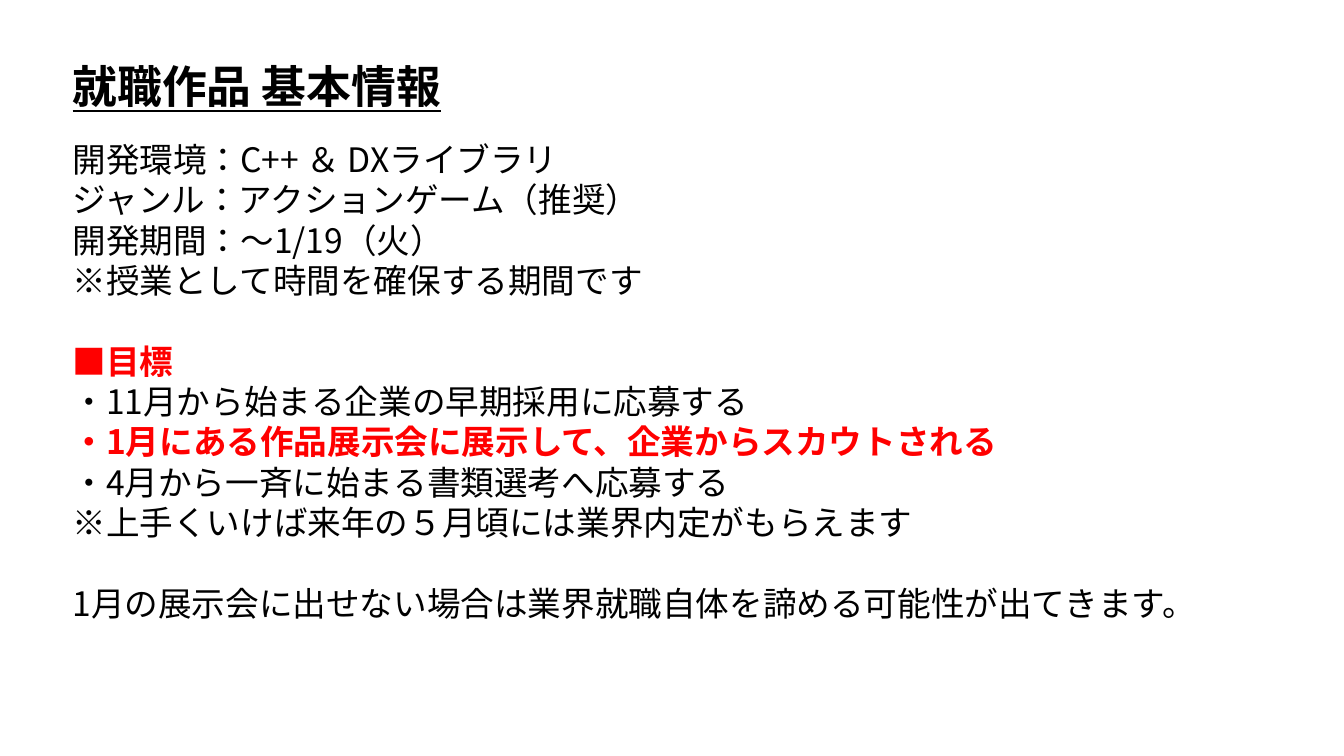
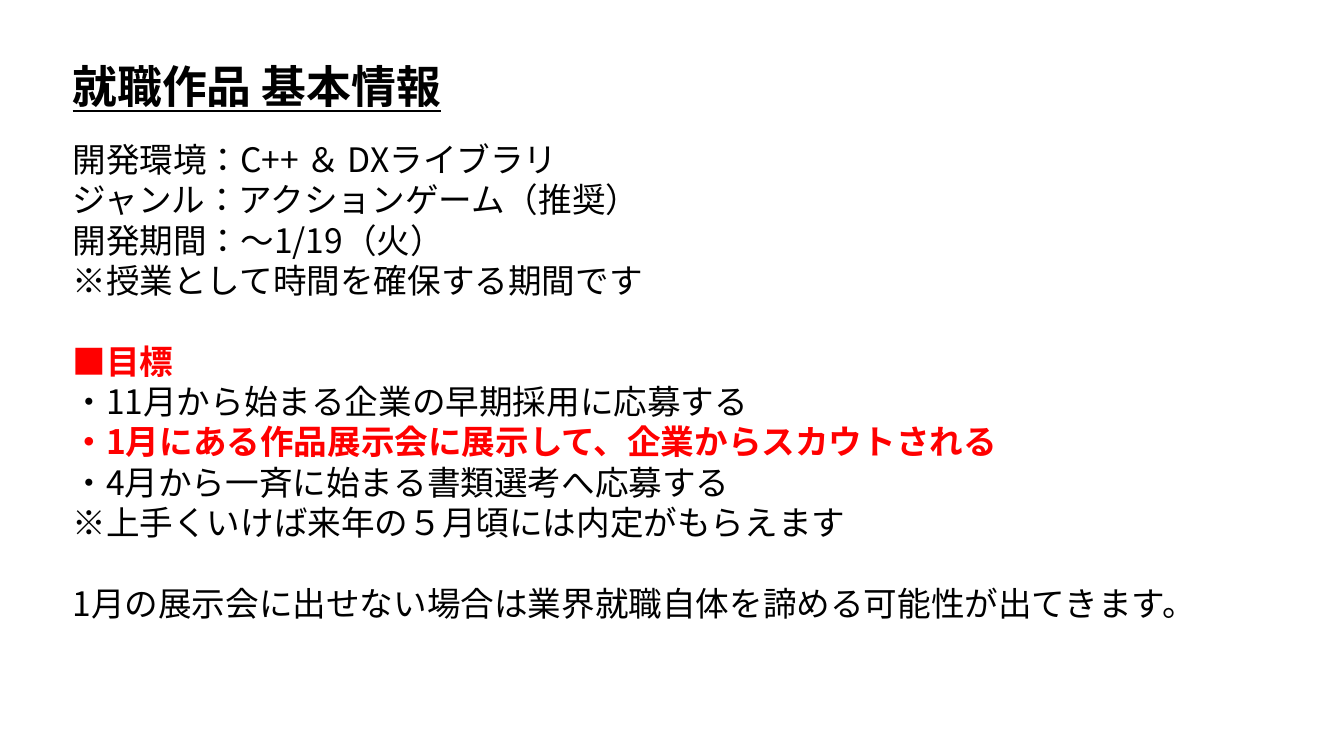
Before and after one commit to ArakiYusuke-Ohara/Textbook, a slide deck: slide 2 of ゲーム科2年/00_前期/ゲーム開発Ⅱ/02_就職作品.pptx. Drawn at 1344x756 pixels with LibreOffice and Linux fonts; fonts in the diff are those of the drawing. Boxes give left, top, right and bottom in pixels: in the first picture for what was removed or moved away, otherwise in the second. Text is boxed around its words. In the diff, an @@ line names an element or a change of style, - is before the commit and + after.

```diff
--- a/ゲーム科2年/00_前期/ゲーム開発Ⅱ/02_就職作品.pptx
+++ b/ゲーム科2年/00_前期/ゲーム開発Ⅱ/02_就職作品.pptx
@@ text at (72,506,845,538): text changed @@
-※上手くいけば来年の５月頃には業界内定がもらえます
+※上手くいけば来年の５月頃には内定がもらえます
```
Also in this commit, not shown: 1 other slide changed.
